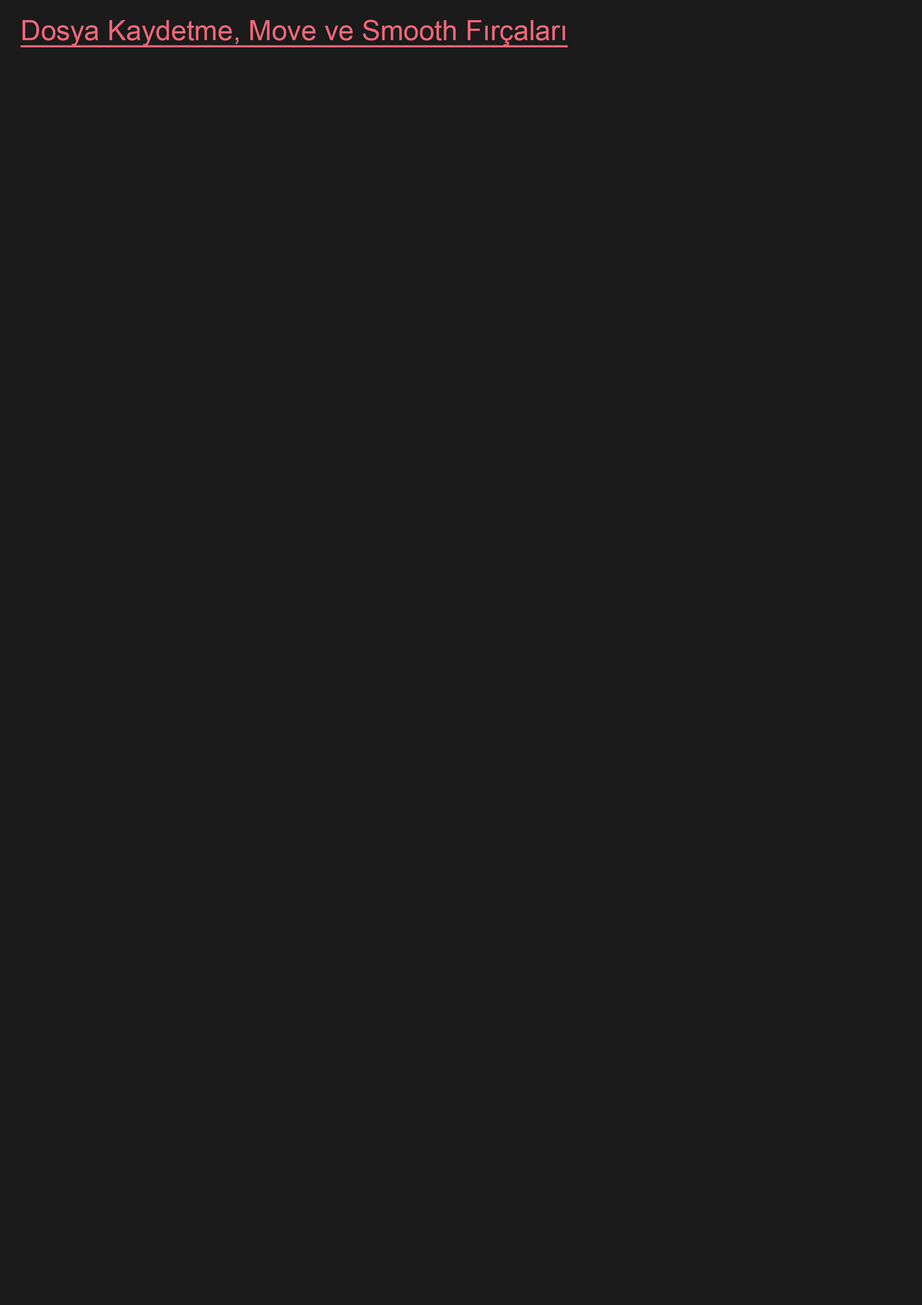
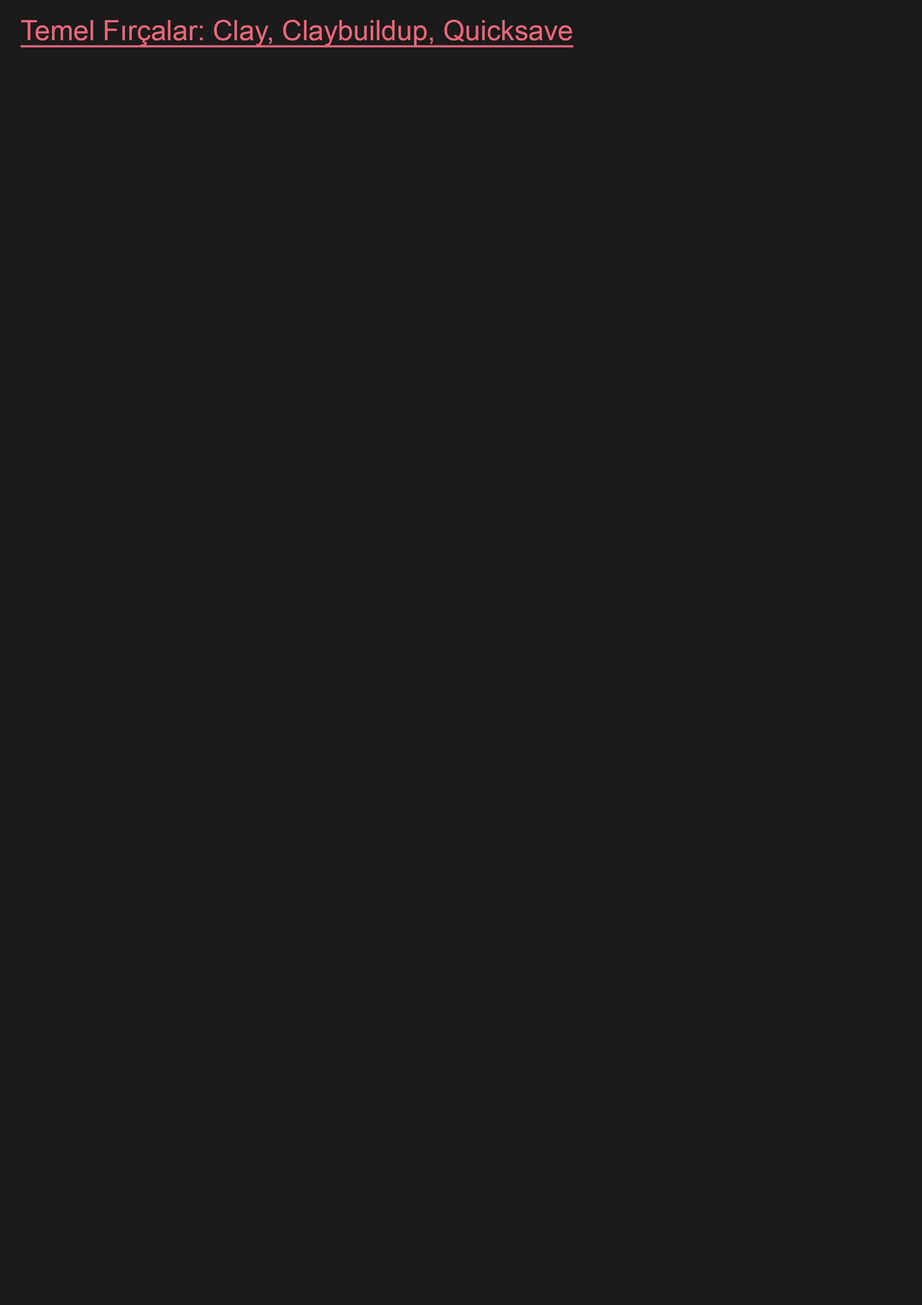
Layer changes from the first 922×1305 image to the second:
renamed "Dosya Kaydetme, Move ve Smooth Fırçaları" to "Temel Fırçalar: Clay, Claybuildup, Quicksave", painted on it over box(20, 19, 574, 48)
